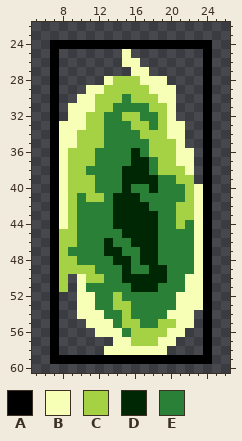
File history of a pixel-art sprite, PaletteSwap/sprites/sPortalEffect/11d62e1c-ecdd-4521-80db-e7630470bfc4.png. Above is the file before it was changed.
The file is 32x64 pixels. Shown: x 5..26, y 22..60.
Palette (. is transparent): A #000000  B #f7ffb7  C #a5d145  D #002704  E #2a8037
Pixels before, first column x 7:
24 AAAAAAAAAAAAAAAAAA
25 A.......B........A
26 A.......BB.......A
27 A........BB......A
28 A.....BCCCBBB....A
29 A...BBCCCCCBBB...A
30 A..BBCCCECCCBB...A
31 A.BBBCCEEEECCB...A
32 A.BBCCEECCEECB...A
33 ABBBCCEEECCECBB..A
34 ABBCCCEEEECCCBB..A
35 ABBCCCEEEEECCCB..A
36 ABCCCEEEEDECCCBB.A
37 ABCCCEEEEDDECCBB.A
38 ABCCEEEEDDDECCCB.A
39 ABCCCEEEDDDDEECC.A
40 ABCCCEEEDEEDEEECBA
41 ABCECCEDDDEEEEECBA
42 ABCEEEEDDDDEEECCBA
43 ABCEEEEDDDDDEECCBA
44 ABCEEEEDDDDDEECEBA
45 ACCEEEEEDDDDEEEEBA
46 ACCEEEDEEDDDEEEEBA
47 ACEEEEDDEEDDEEEEBA
48 ACCEEEEDDEDDEEEEBA
49 ACCCCEEEDEEDDEEEBA
50 AC.BCCEEDDDDDEEBBA
51 AC.BEEEEEDDDEEEBBA
52 A..BBEECEEEEEEBBBA
53 A..BBEECCEEEEEBBBA
54 A..BBBEECEEEEBBB.A
55 A...BBBECCEECCBB.A
56 A....BBBECCCCBB..A
57 A......BBCCCBB...A
58 A.....BBBBBBB....A
59 AAAAAAAAAAAAAAAAAA
The result:
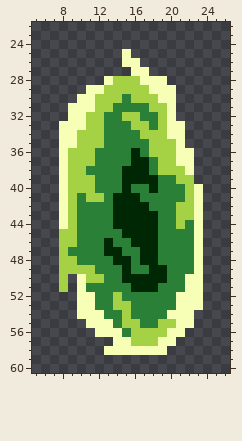
The edit:
Changed rows in their new state; - is an unchanged pixel.
first column x 7:
24 ..................
25 .----------------.
26 .----------------.
27 .----------------.
28 .----------------.
29 .----------------.
30 .----------------.
31 .----------------.
32 .----------------.
33 .----------------.
34 .----------------.
35 .----------------.
36 .----------------.
37 .----------------.
38 .----------------.
39 .----------------.
40 .----------------.
41 .----------------.
42 .----------------.
43 .----------------.
44 .----------------.
45 .----------------.
46 .----------------.
47 .----------------.
48 .----------------.
49 .----------------.
50 .----------------.
51 .----------------.
52 .----------------.
53 .----------------.
54 .----------------.
55 .----------------.
56 .----------------.
57 .----------------.
58 .----------------.
59 ..................
Boxes around the changes in both pictures, in picture pixels (x1, y1, x2, y2):
erased: (50, 40, 212, 364)
